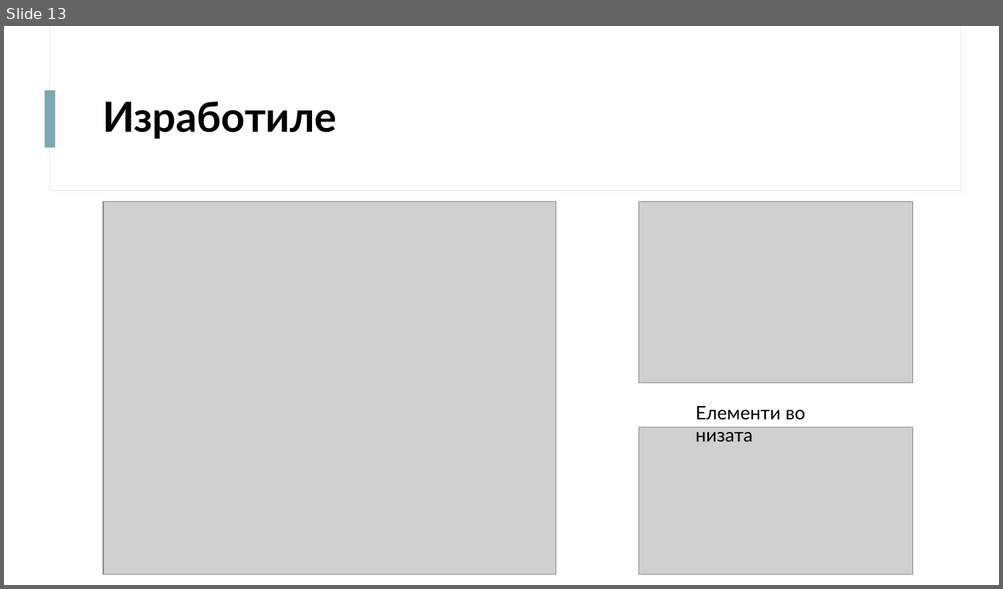
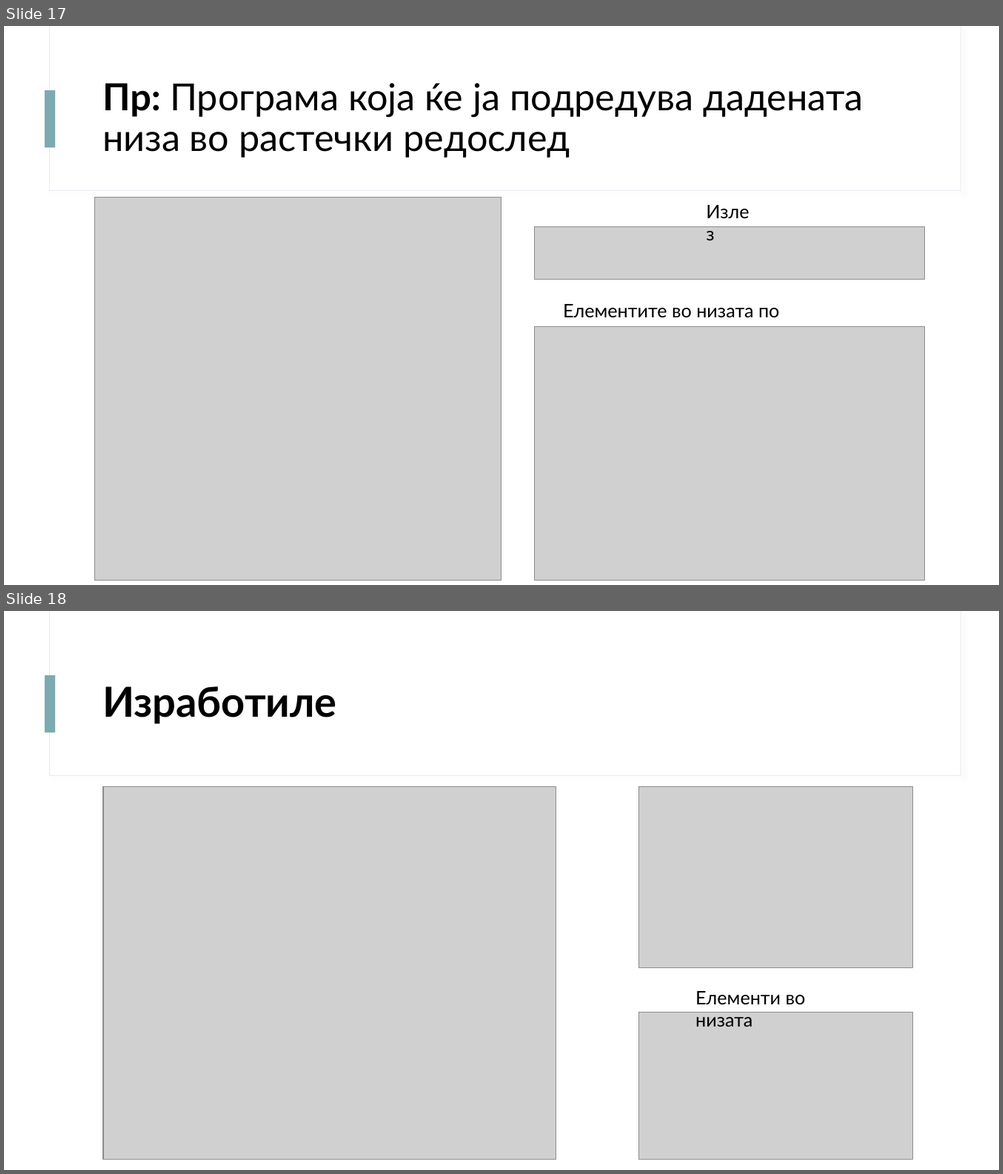
Before and after one commit to davidanastasov/Programski, a slide deck: Nizi/Prezentacija/Nizi.pptx. Shown one above the other, each under a label of ours: slide 13 before the commit, slides 17 and 18 after it. The pictures are 1003x589 and 1003x1174 pixels, drawn with LibreOffice and Linux fonts; fonts in the diff are those of the drawing; grey boxes stand for pictures. Boxes give left, top, right and bottom in pixels: in the first picture for what was removed or moved away, otherwise in the second. Text is boxed around its words. In the diff, an @@ line names an element or a change of style, - is before the commit and + after.

```diff
--- a/Nizi/Prezentacija/Nizi.pptx
+++ b/Nizi/Prezentacija/Nizi.pptx
@@ slide 17 added at <box>4,26,999,585</box>, background #FFFFFF; not listed: 3 template elements that a slide beside it also shows @@
@@ title added at <box>102,83,863,157</box>, 36 pt, text #000000 @@
+Пр: Програма која ќе ја подредува дадената низа во растечки редослед
@@ picture added at <box>95,197,502,580</box> @@
@@ text added at <box>699,197,760,227</box>, 18 pt, text #000000 @@
+Излез
@@ picture added at <box>535,227,925,280</box> @@
@@ text added at <box>563,304,779,327</box>, 18 pt, text #000000 @@
+Елементите во низата по подредувањето
@@ picture added at <box>535,326,925,580</box> @@
@@ what was slide 13 is now slide 18 @@
```
Also in this commit, not shown: 5 slides changed, 6 other slides added, 2 slides removed, 5 other files.
